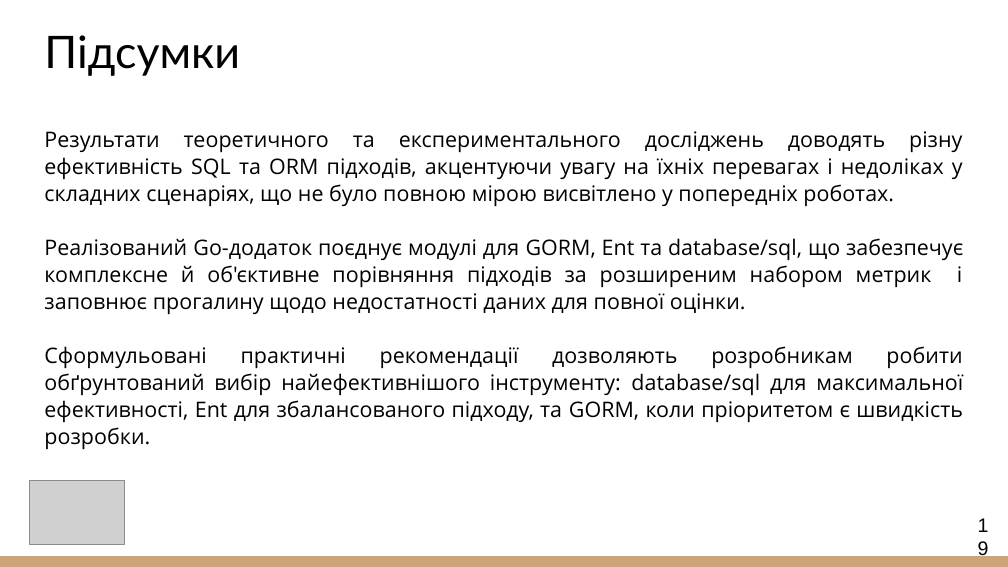
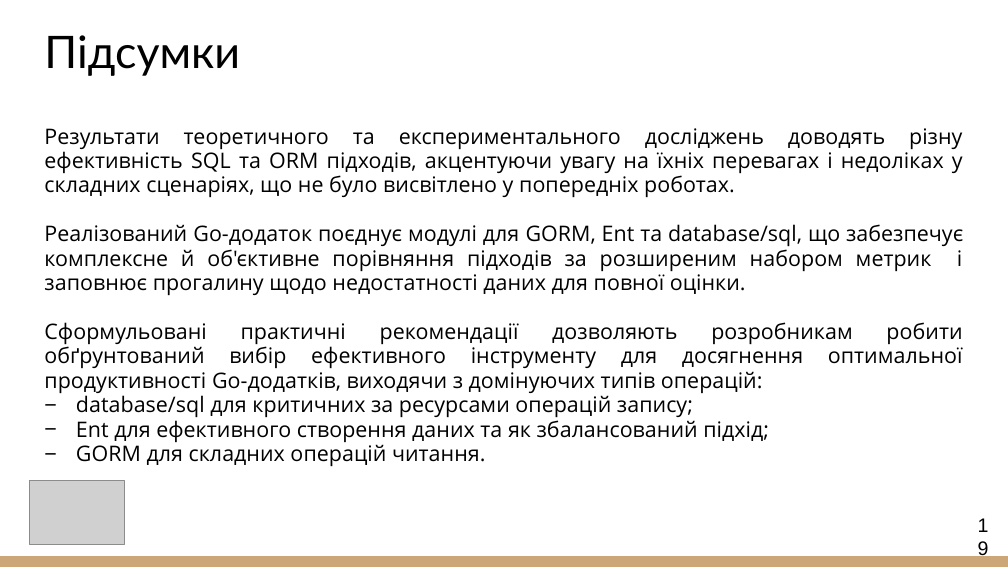
Before and after one commit to yahn1ukov/go-orm-sql-efficiency, a slide deck: slide 19 of 2025_М_ПІ_ІПЗм-23-2_Ягнюков_А_Ю.pptx. Drawn at 1008x567 pixels with LibreOffice and Linux fonts; fonts in the diff are those of the drawing; grey boxes stand for pictures. Boxes give left, top, right and bottom in pixels: in the first picture for what was removed or moved away, otherwise in the second. Text is boxed around its words. In the diff, an @@ line names an element or a change of style, - is before the commit and + after.

Commit message:
refactor: presentation

```diff
--- a/2025_М_ПІ_ІПЗм-23-2_Ягнюков_А_Ю.pptx
+++ b/2025_М_ПІ_ІПЗм-23-2_Ягнюков_А_Ю.pptx
@@ text at bbox=[44, 128, 963, 197]: text changed @@
-Результати теоретичного та експериментального досліджень доводять різну ефективність SQL та ORM підходів, акцентуючи увагу на їхніх перевагах і недоліках у складних сценаріях, що не було повною мірою висвітлено у попередніх роботах.
+Результати теоретичного та експериментального досліджень доводять різну ефективність SQL та ORM підходів, акцентуючи увагу на їхніх перевагах і недоліках у складних сценаріях, що не було висвітлено у попередніх роботах.
@@ text at bbox=[44, 224, 963, 295]: line spacing 1.05 to 0.95 @@
@@ text at bbox=[44, 322, 963, 466]: text changed @@
-Сформульовані практичні рекомендації дозволяють розробникам робити обґрунтований вибір найефективнішого інструменту: database/sql для максимальної ефективності, Ent для збалансованого підходу, та GORM, коли пріоритетом є швидкість розробки.
+Сформульовані практичні рекомендації дозволяють розробникам робити обґрунтований вибір ефективного інструменту для досягнення оптимальної продуктивності Go-додатків, виходячи з домінуючих типів операцій:
+− database/sql для критичних за ресурсами операцій запису;
+− Ent для ефективного створення даних та як збалансований підхід;
+− GORM для складних операцій читання.
```
Also in this commit, not shown: 11 other slides changed.
